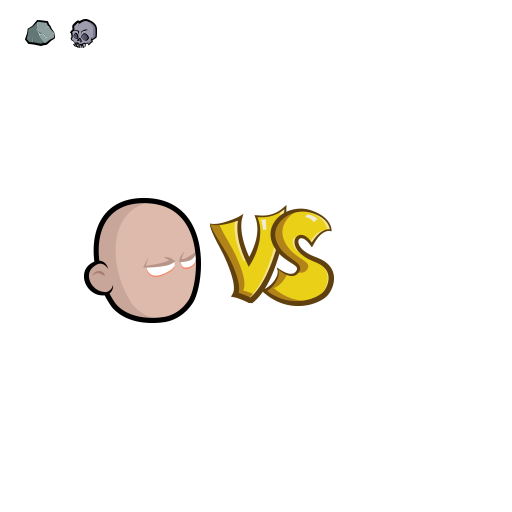
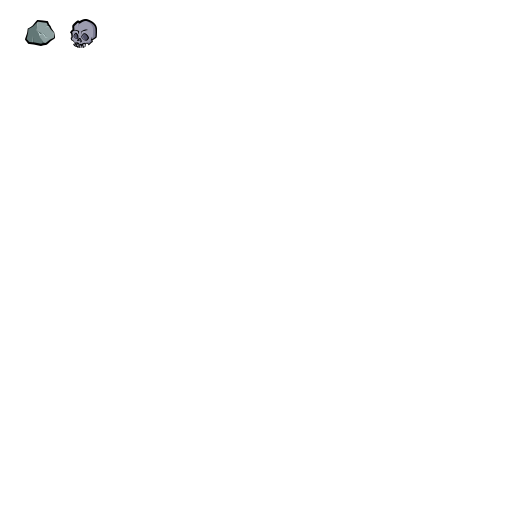
The second 512×512 image is a revision of the first. Changes to its layers:
hid "Vector Smart Object" (1st of 2) over [210, 205, 334, 306]
hid "UI_Human_head" over [84, 198, 201, 323]
